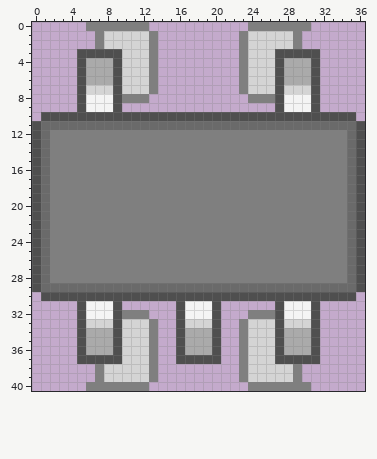
Pixel-art sprite, stored at IC/SOT23_5.png. The first picture shows the starting point.
The file is 37x41 pixels.
Once edited:
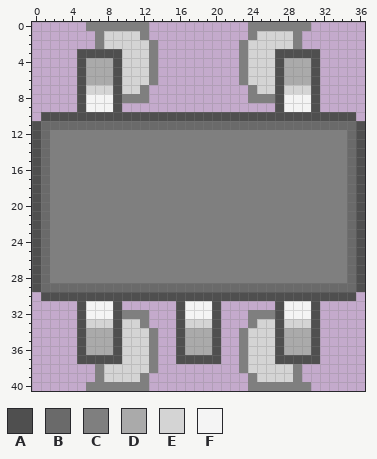
Palette (. is transparent): A #4f4f4f  B #6a6a6a  C #7f7f7f  D #aaaaaa  E #d4d4d4  F #f4f4f4
Difference:
@@ x 10..26 @@
  0 CCC...........CCC
- 1 EEEC.........CEEE
+ 1 EEC...........CEE
  2 EEEC.........CEEE
@@ x 10..26 @@
  6 EEEC.........CEEE
- 7 EEEC.........CEEE
+ 7 EEC...........CEE
  8 CCC...........CCC
@@ x 10..26 @@
 32 CCC...AFFFA...CCC
-33 EEEC..AEEEA..CEEE
+33 EEC...AEEEA...CEE
 34 EEEC..ADDDA..CEEE
@@ x 10..26 @@
 38 EEEC.........CEEE
-39 EEEC.........CEEE
+39 EEC...........CEE
 40 CCC...........CCC
